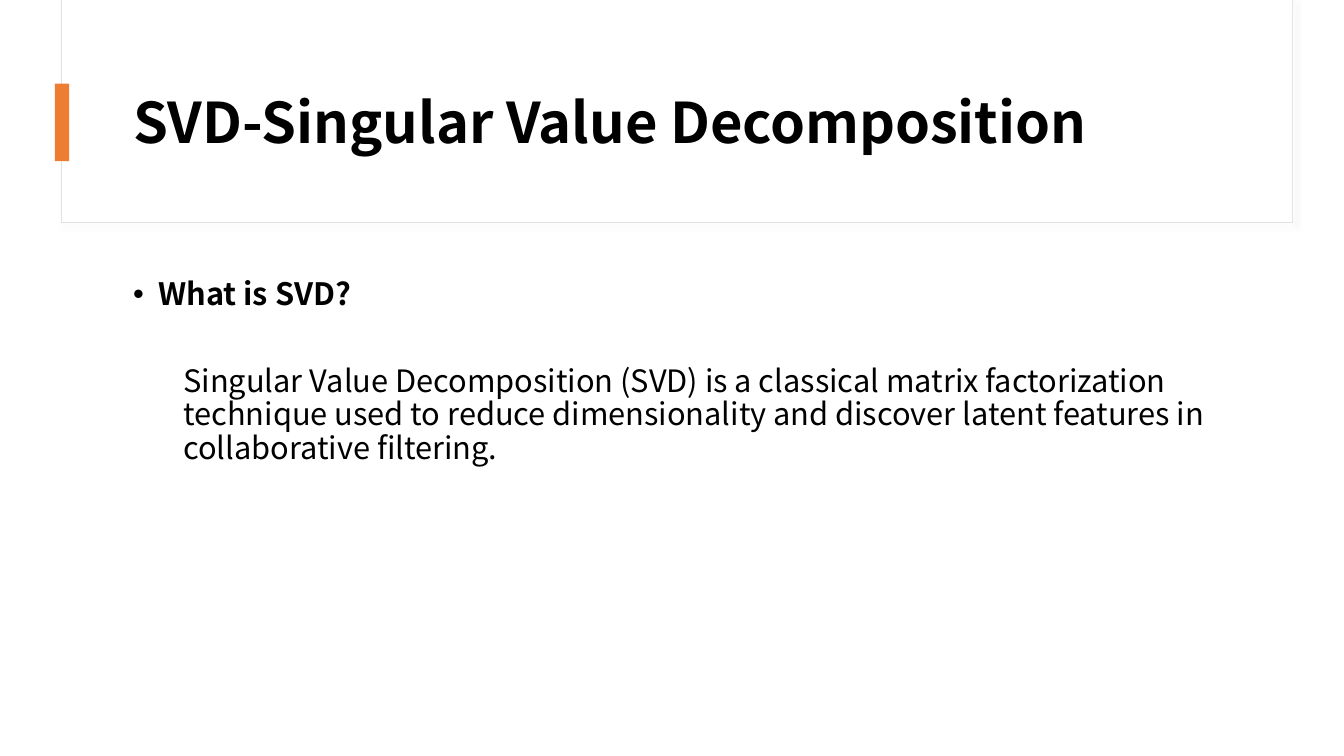
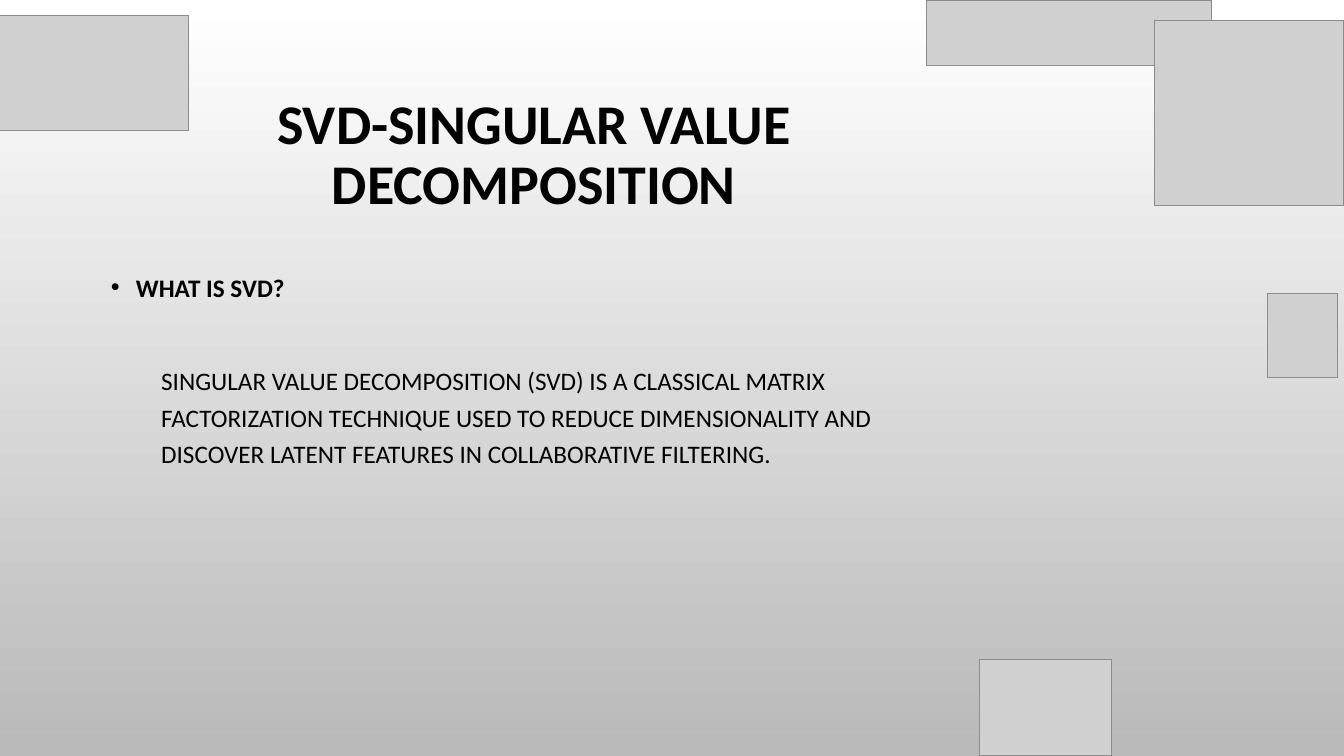
Before and after one commit to susie682/752-project, a slide deck: slide 10 of Commerce Product Recommendation with Spark ML-PPT - V2.pptx. Drawn at 1344x756 pixels with LibreOffice and Linux fonts; fonts in the diff are those of the drawing; grey boxes stand for pictures; background and template pictures are left out. Boxes give left, top, right and bottom in pixels: in the first picture for what was removed or moved away, otherwise in the second. Text is boxed around its words. In the diff, an @@ line names an element or a change of style, - is before the commit and + after.

```diff
--- a/Commerce Product Recommendation with Spark ML-PPT - V2.pptx
+++ b/Commerce Product Recommendation with Spark ML-PPT - V2.pptx
@@ background #FFFFFF to picture (left out) @@
@@ picture added at [0,15,189,130] @@
@@ rectangle removed at [62,0,1293,223] @@
@@ rectangle removed at [63,0,1293,222] @@
@@ picture added at [927,0,1212,66] @@
@@ picture added at [1154,20,1344,206] @@
@@ rectangle removed at [55,84,70,161] @@
@@ title at [277,107,791,205]: text changed; font Noto Sans CJK SC to Calibri @@
-SVD-Singular Value Decomposition
+SVD-SINGULAR VALUE DECOMPOSITION
@@ text at [136,279,871,463]: text changed; size 22 to 18 pt; font Noto Sans CJK SC to Calibri @@
-• What is SVD?
-  Singular Value Decomposition (SVD) is a classical matrix factorization technique used to reduce dimensionality and discover latent features in collaborative filtering.
+• WHAT IS SVD?
+  SINGULAR VALUE DECOMPOSITION (SVD) IS A CLASSICAL MATRIX FACTORIZATION TECHNIQUE USED TO REDUCE DIMENSIONALITY AND DISCOVER LATENT FEATURES IN COLLABORATIVE FILTERING.
@@ picture added at [1267,293,1338,378] @@
@@ picture added at [980,659,1111,756] @@
```
Also in this commit, not shown: 14 other slides changed.
